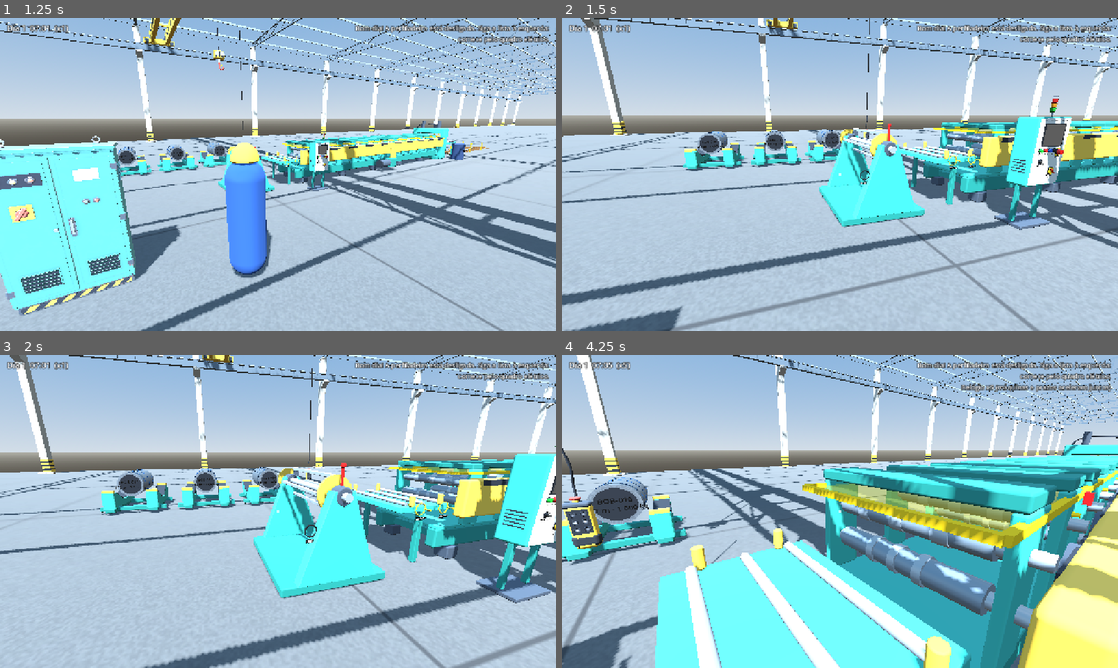
Above: before the commit, frames 1-4 (two rows, left to right).
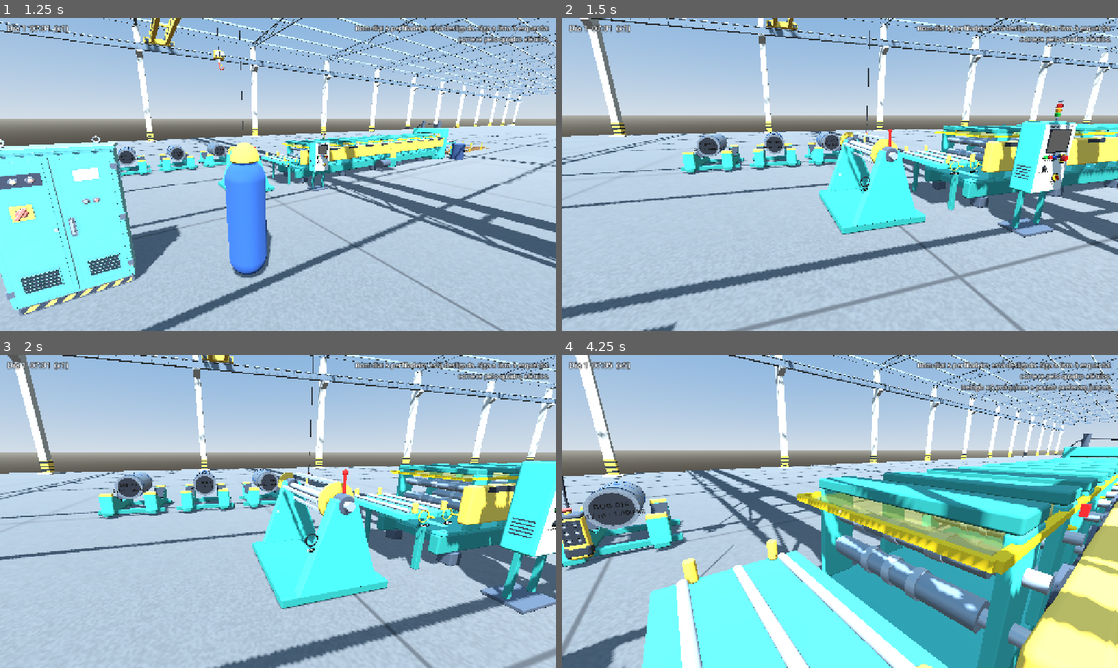
Above: after the commit, the same moments.

Repository: patrickafwurmstich-lab/perfiladeira
Game: Godot game, scene res://cenas/main.tscn
Two runs of this game, one before a commit and one after it. Both use one fixed random seed, a clock stepped at 60 frames per second and the inputs below.
Inputs (mouse positions are in pixels of both pictures, inside the frame that each line leads up to):
- Up to frame 1 (1.25 s): tap Enter at 0.5 s; move the mouse to (305, 174) at 0.52 s; hold W (frente) from 0.53 s (still down); hold H (ajuda) from 0.53 s (still down); click (305, 174) at 0.67 s
- Up to frame 2 (1.5 s): keep holding W (frente); move the mouse to (812, 174) at 1.27 s; release H (ajuda) at 1.28 s; tap V (camera) at 1.35 s; click (812, 174) at 1.42 s
- Up to frame 3 (2 s): keep holding W (frente)
- Up to frame 4 (4.25 s): keep holding W (frente); move the mouse to (851, 505) at 2.02 s; hold Shift (correr) 2.03-2.78 s; click (851, 505) at 2.17 s; move the mouse to (834, 517) at 2.77 s; tap E (interagir) at 2.85 s; click (834, 517) at 2.92 s; move the mouse to (878, 514) at 3.52 s; hold T (relogio) from 3.53 s (still down); click (878, 514) at 3.67 s

Frame 1 is identical in both runs. In frame 2, 23% of the frame differs, in the area x 0-100%, y 0-100%; in frame 3, 23%; in frame 4, 43%.

Commit message:
1ª pessoa: câmera presa nos olhos sem atraso, corpo acompanha o olhar; teste de 1ª pessoa
Co-Authored-By: Claude Opus 5.5 <noreply@anthropic.com>
Claude-Session: https://claude.ai/code/session_01Tg3CAxKeeAq3Bc8EedGd3N

Diff:
--- a/godot/scripts/jogador.gd
+++ b/godot/scripts/jogador.gd
@@ -231,13 +231,20 @@
 		maquina.ponta_mao = mao
 	# animação e direção do corpo
 	var vh := Vector2(velocity.x, velocity.z).length()
-	if dir.length() > 0.1 and vh > 0.05:
+	if primeira_pessoa:
+		visual.rotation.y = yaw + PI         # 1ª pessoa: o corpo olha para onde a câmera olha
+	if dir.length() > 0.1 and vh > 0.05 and not primeira_pessoa:
 		# vira suave para onde anda (independe do FPS)
 		visual.rotation.y = lerp_angle(visual.rotation.y, atan2(dir.x, dir.z), 1.0 - exp(-10.0 * delta))
 		var nome := "Run_Forward" if vel > 2.0 else "Walk_Forward"
 		_tocar(nome)
 		if anim and vel_nativa.has(nome) and vel_nativa[nome] > 0.1:
 			anim.speed_scale = clampf(vh / vel_nativa[nome], 0.5, 2.0)
+	elif dir.length() > 0.1 and vh > 0.05:
+		var nome1 := "Run_Forward" if vel > 2.0 else "Walk_Forward"
+		_tocar(nome1)
+		if anim and vel_nativa.has(nome1) and vel_nativa[nome1] > 0.1:
+			anim.speed_scale = clampf(vh / vel_nativa[nome1], 0.5, 2.0)
 	else:
 		_tocar("Idle_Breathing")
 		if anim:
@@ -248,7 +255,10 @@
 	_ignorar_mouse = maxf(0.0, _ignorar_mouse - delta)
 	# segue a posição interpolada do corpo (sem tremido entre física e tela), com leve atraso
 	var corpo := get_global_transform_interpolated().origin + Vector3(0, ALTURA_OLHO, 0)
-	cabeca.global_position = cabeca.global_position.lerp(corpo, 1.0 - exp(-16.0 * delta))
+	if primeira_pessoa:
+		cabeca.global_position = corpo + Vector3(0, 0.07, 0)    # 1ª pessoa: preso nos olhos, sem atraso
+	else:
+		cabeca.global_position = cabeca.global_position.lerp(corpo, 1.0 - exp(-16.0 * delta))
 	if cabeca.global_position.distance_to(corpo) > 3.0:
 		cabeca.global_position = corpo          # teleporte de verdade (spawn): não arrasta
 	cabeca.rotation = Vector3(pitch, yaw, 0)
--- /dev/null
+++ b/godot/testes/fp.gd
@@ -0,0 +1,26 @@
+extends Node
+func _ready() -> void:
+	var main = load("res://cenas/main.tscn").instantiate()
+	add_child(main)
+	for i in 10: await get_tree().process_frame
+	var j = main.jogador
+	Input.mouse_mode = Input.MOUSE_MODE_CAPTURED
+	main.hud.visible = false
+	var y_ini: float = j.yaw
+	for modo in [true, true]:
+		j.primeira_pessoa = modo
+		for i in 10: await get_tree().process_frame
+		var b0: Vector3 = -j.cam.global_transform.basis.z
+		var y0: float = j.yaw
+		for i in 20:
+			var ev := InputEventMouseMotion.new()
+			ev.relative = Vector2(15, 0)
+			Input.parse_input_event(ev)
+			await get_tree().process_frame
+		var b1: Vector3 = -j.cam.global_transform.basis.z
+		await RenderingServer.frame_post_draw
+		get_viewport().get_texture().get_image().save_png("/tmp/claude-0/-home-claude/7d2cc255-f58b-5285-97b1-f4ca9d497ea3/scratchpad/fp_%s.png" % str(modo))
+		print("1P=%s yaw %.2f->%.2f  olhar %s -> %s  mouse=%d" % [modo, y0, j.yaw, b0, b1, Input.mouse_mode])
+	var ok: bool = absf(j.yaw - y_ini) > 1.0 and absf(wrapf(j.visual.rotation.y - (j.yaw + PI), -PI, PI)) < 0.01 and j.cam.global_position.distance_to(j.get_global_transform_interpolated().origin + Vector3(0, 1.62, 0)) < 0.2
+	print("RESULTADO: ", "ok" if ok else "FALHA")
+	get_tree().quit()
--- /dev/null
+++ b/godot/testes/fp.tscn
@@ -0,0 +1,6 @@
+[gd_scene load_steps=2 format=3]
+
+[ext_resource type="Script" path="res://testes/fp.gd" id="1"]
+
+[node name="T" type="Node"]
+script = ExtResource("1")
Not shown, added: godot/testes/fp.gd.uid
Not shown, changed: jogo3d/index.pck
